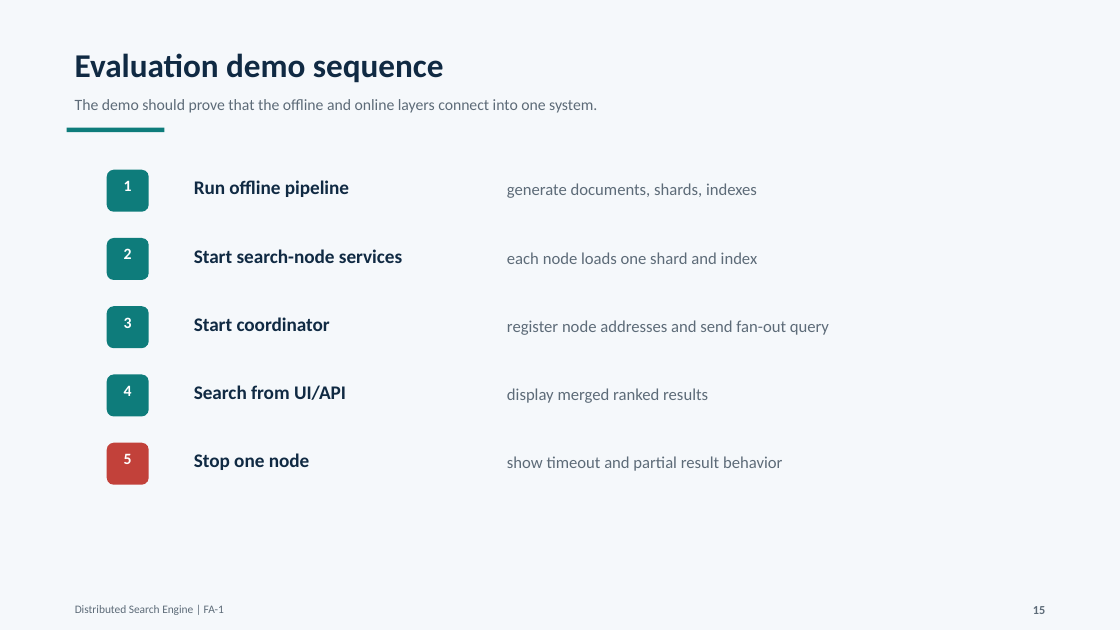
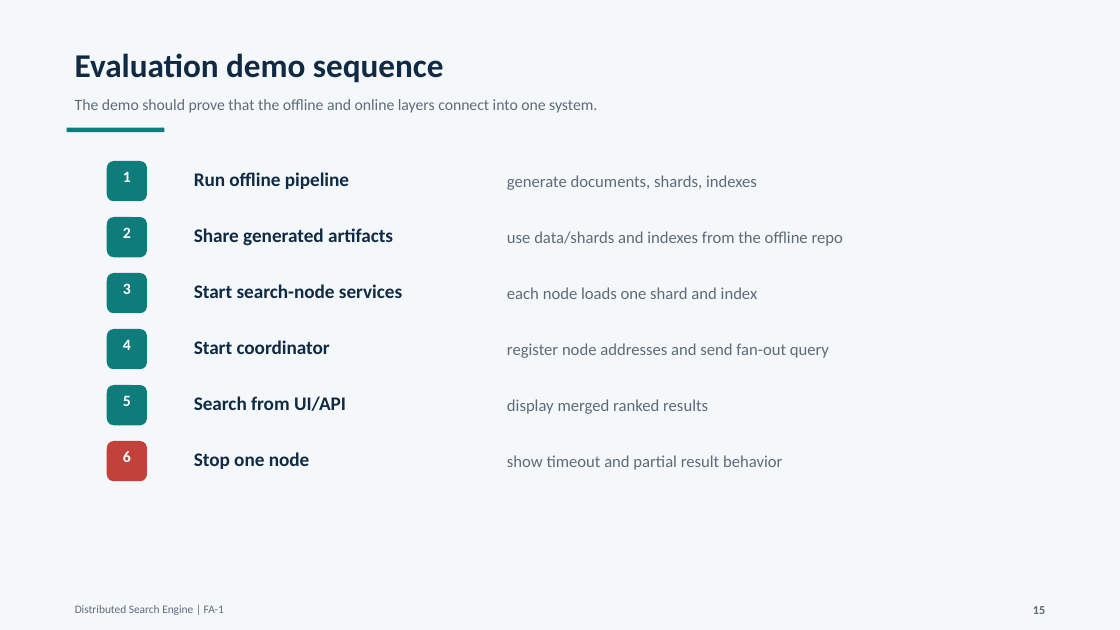
Before and after one commit to parth-darandale/ds-mini-project, a slide deck: slide 15 of Distributed_Search_Engine_FA1_Technical_Presentation.pptx. Drawn at 1120x630 pixels with LibreOffice and Linux fonts; fonts in the diff are those of the drawing. Boxes give left, top, right and bottom in pixels: in the first picture for what was removed or moved away, otherwise in the second. Text is boxed around its words. In the diff, an @@ line names an element or a change of style, - is before the commit and + after.

```diff
--- a/Distributed_Search_Engine_FA1_Technical_Presentation.pptx
+++ b/Distributed_Search_Engine_FA1_Technical_Presentation.pptx
@@ 2 texts, 1 rounded rectangle: place and size @@
-2 texts, 1 rounded rectangle at (107,170,757,212)
+2 texts, 1 rounded rectangle at (107,161,757,202)
@@ rounded rectangle "2": place and size @@
-rounded rectangle "2" at (107,238,149,280)
+rounded rectangle "2" at (107,217,147,257)
@@ text added at (194,228,393,246), 16.5 pt, text #102A43, bold @@
+Share generated artifacts
@@ text added at (507,231,843,246), 14.2 pt, text #5D6B78 @@
+use data/shards and indexes from the offline repo
@@ rounded rectangle "3": place and size @@
-rounded rectangle "3" at (107,307,149,349)
+rounded rectangle "3" at (107,273,147,313)
@@ text "Start search-node services": place and size @@
-text "Start search-node services" at (194,249,402,263)
+text "Start search-node services" at (194,284,402,298)
@@ text "each node loads one shard ...": place and size @@
-text "each node loads one shard ..." at (507,252,758,264)
+text "each node loads one shard ..." at (507,287,758,299)
@@ proportions changed in 4 elements at (107,161,147,202), (107,217,147,257), (107,273,147,313), (107,329,147,370) @@
@@ rounded rectangle "4": place and size @@
-rounded rectangle "4" at (107,375,149,417)
+rounded rectangle "4" at (107,329,147,370)
@@ text "Start coordinator": place and size @@
-text "Start coordinator" at (194,317,330,331)
+text "Start coordinator" at (194,340,330,354)
@@ text "register node addresses and send ...": place and size @@
-text "register node addresses and send ..." at (507,320,829,335)
+text "register node addresses and send ..." at (507,343,829,358)
@@ rounded rectangle "5": place and size @@
-rounded rectangle "5" at (107,443,149,485)
+rounded rectangle "5" at (107,385,147,425)
@@ rounded rectangle "5" at (107,385,147,425): fill #C2413A to #0E7C7B; proportions changed @@
@@ text "Search from UI/API": place and size @@
-text "Search from UI/API" at (194,385,346,400)
+text "Search from UI/API" at (194,396,346,411)
@@ text "display merged ranked results": place and size @@
-text "display merged ranked results" at (507,388,708,403)
+text "display merged ranked results" at (507,399,708,414)
@@ rounded rectangle added at (107,441,147,481), fill #C2413A, 13.5 pt, text #FFFFFF, bold @@
+6
```
Also in this commit, not shown: 1 other slide changed, 1 other file.
